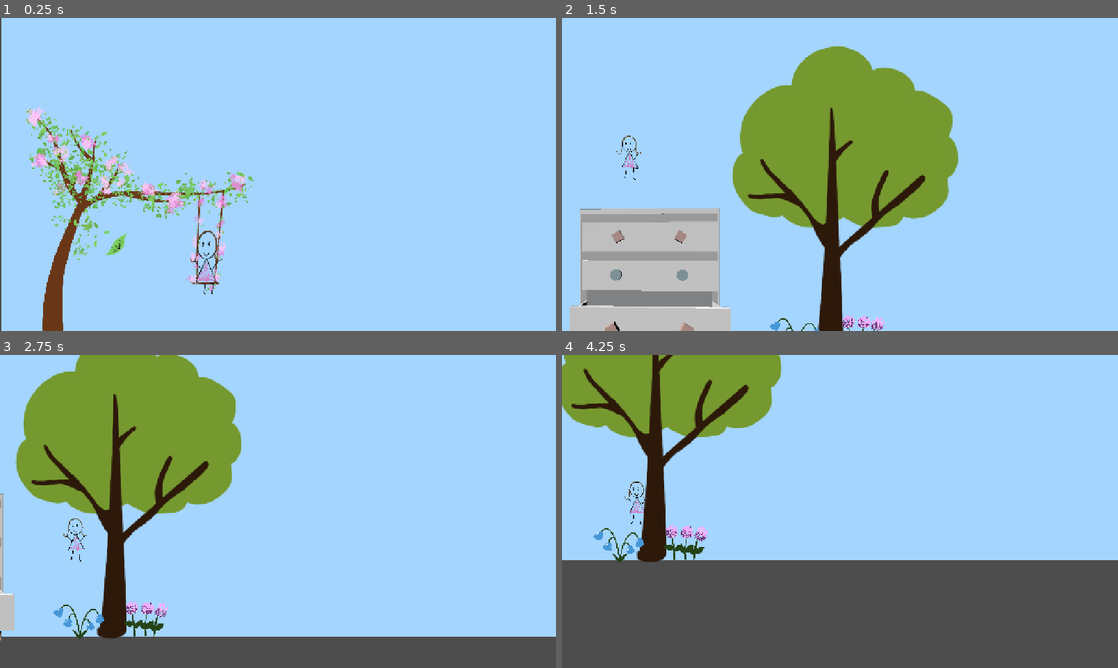
Above: before the commit, frames 1-4 (two rows, left to right).
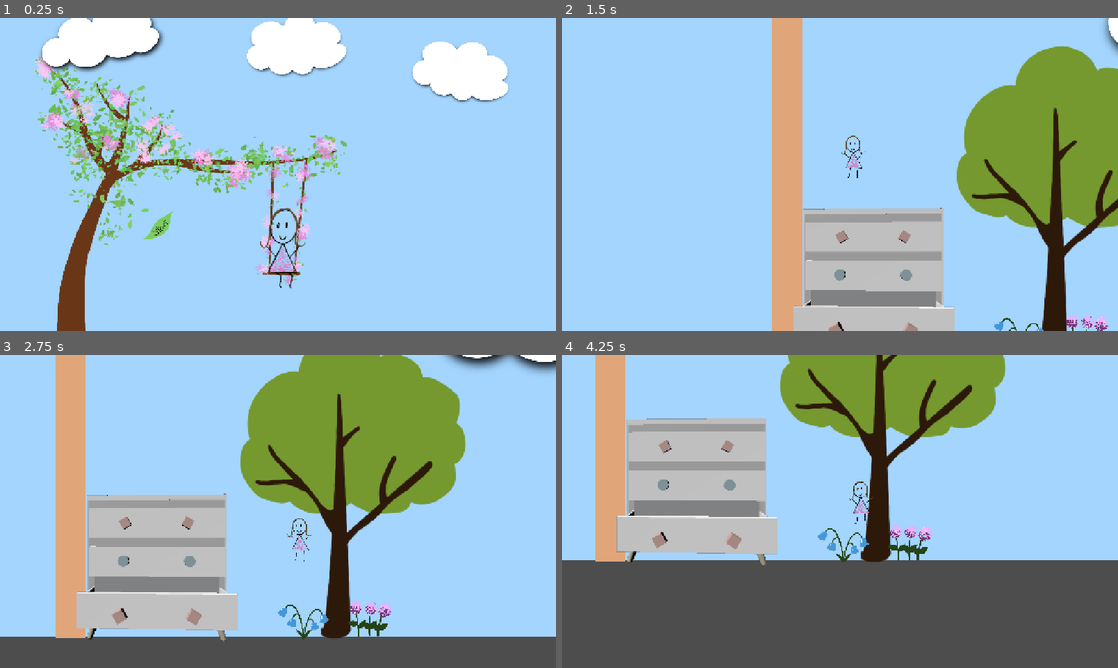
Above: after the commit, the same moments.

Repository: jillrylo/Drawing-Parkour
Game: Godot game, scene res://Scenes/StartScreen.tscn
The game is run twice, just before and just after one commit, with the same random seed, the same clock (stepped at 60 frames per second) and the same inputs.
Inputs (mouse positions are in pixels of both pictures, inside the frame that each line leads up to; where the layout moved, square brackets give the same spot in the first picture):
- Up to frame 1 (0.25 s): no input
- Up to frame 2 (1.5 s): click (723, 227) [678, 246] at 0.5 s; tap Enter (ui_accept) at 1.25 s; hold Right (ui_right) from 1.28 s (still down)
- Up to frame 3 (2.75 s): keep holding Right (ui_right); tap Enter (ui_accept) at 1.52, 2.27 s
- Up to frame 4 (4.25 s): release Right (ui_right) at 2.78 s; hold Left (ui_left) 2.78-3.53 s; hold Right (ui_right) from 3.53 s (still down); tap Enter (ui_accept) at 3.77 s

The runs differ from the first frame. In frame 1, 22% of the frame differs, in the area x 0-92%, y 0-100%; in frame 2, 55%, in the area x 1-100%, y 0-100%; in frame 3, 51%; in frame 4, 33%.

Commit message:
Fixed cameras, added clouds, and other things

Diff:
--- a/first-godot-proj/Scenes/StartScreen.tscn
+++ b/first-godot-proj/Scenes/StartScreen.tscn
@@ -12,6 +12,8 @@
 [ext_resource type="Texture2D" uid="uid://pjjdnsmp41nj" path="res://Assets/StartScreenTree/StartTree9.PNG" id="12_45r57"]
 [ext_resource type="Texture2D" uid="uid://djdauwhvfst64" path="res://Assets/Buttons/StartPressedFORNOW.png" id="12_qg82j"]
 [ext_resource type="Texture2D" uid="uid://beixbvppuh6o5" path="res://Assets/Buttons/StartButton.png" id="13_2sbhq"]
+[ext_resource type="Texture2D" uid="uid://0rdcy4fdcg48" path="res://Assets/Clouds/Cloud1.PNG" id="13_i3sa8"]
+[ext_resource type="Texture2D" uid="uid://wm5mk6qo36d2" path="res://Assets/Clouds/Cloud2maybe.PNG" id="14_i3sa8"]
 
 [sub_resource type="WorldBoundaryShape2D" id="WorldBoundaryShape2D_qxrlw"]
 distance = -635.0
@@ -117,7 +119,25 @@
 script = ExtResource("12_2sbhq")
 
 [node name="Camera2D" type="Camera2D" parent="."]
-zoom = Vector2(0.49, 0.49)
+position = Vector2(-352.775, 135.815)
+zoom = Vector2(0.675, 0.61)
 drag_vertical_offset = 1.0
 
+[node name="Cloud1" type="Sprite2D" parent="."]
+position = Vector2(265, -181)
+scale = Vector2(0.27635548, 0.27635548)
+texture = ExtResource("13_i3sa8")
+
+[node name="Cloud2Maybe" type="Sprite2D" parent="."]
+position = Vector2(-960.00006, -299.00003)
+rotation = -0.36651915
+scale = Vector2(0.2915743, 0.29157427)
+texture = ExtResource("14_i3sa8")
+
+[node name="Cloud2" type="Sprite2D" parent="."]
+position = Vector2(-302.00006, -275.00003)
+rotation = 5.9777527
+scale = Vector2(0.2816222, 0.28162223)
+texture = ExtResource("13_i3sa8")
+
 [connection signal="pressed" from="StartButton" to="StartButton" method="_on_pressed"]
--- a/first-godot-proj/Scenes/wall_1.tscn
+++ b/first-godot-proj/Scenes/wall_1.tscn
@@ -7,12 +7,16 @@
 [ext_resource type="Texture2D" uid="uid://c0iwni4hs268n" path="res://Assets/TreesAndFlowers/flower1.PNG" id="6_iwffm"]
 [ext_resource type="Texture2D" uid="uid://bs3ajq776nju1" path="res://Assets/TreesAndFlowers/flower3.PNG" id="7_1xoxf"]
 [ext_resource type="PackedScene" uid="uid://blbcv5qepupo" path="res://Assets/DresserModel1.glb" id="7_iwffm"]
+[ext_resource type="Texture2D" uid="uid://wm5mk6qo36d2" path="res://Assets/Clouds/Cloud2maybe.PNG" id="8_1xoxf"]
 
 [sub_resource type="WorldBoundaryShape2D" id="WorldBoundaryShape2D_qxrlw"]
 distance = -542.0
 
 [sub_resource type="RectangleShape2D" id="RectangleShape2D_iwffm"]
 size = Vector2(319.5, 292.5)
+
+[sub_resource type="RectangleShape2D" id="RectangleShape2D_1xoxf"]
+size = Vector2(70, 1380)
 
 [node name="Wall1" type="Node2D"]
 
@@ -21,6 +25,13 @@
 offset_top = -665.0
 offset_right = 1277.0
 offset_bottom = 714.0
+color = Color(0.6392157, 0.8352941, 1, 1)
+
+[node name="ColorRect" type="ColorRect" parent="ColorRect"]
+layout_mode = 0
+offset_left = -2544.0
+offset_right = 5.0
+offset_bottom = 1379.0
 color = Color(0.6392157, 0.8352941, 1, 1)
 
 [node name="Tree1Leaves" type="Sprite2D" parent="."]
@@ -32,7 +43,8 @@
 position = Vector2(-1146, 344)
 
 [node name="Camera2D" type="Camera2D" parent="Player"]
-position = Vector2(520.215, 3.205)
+position = Vector2(4.62, 3.205)
+scale = Vector2(1.27, 500)
 position_smoothing_enabled = true
 
 [node name="StaticBody2D" type="StaticBody2D" parent="."]
@@ -96,3 +108,21 @@
 [node name="CollisionShape2D" type="CollisionShape2D" parent="DresserCollision"]
 position = Vector2(-1040.75, 534.25)
 shape = SubResource("RectangleShape2D_iwffm")
+
+[node name="Cloud2Maybe" type="Sprite2D" parent="."]
+position = Vector2(-233, -34.000004)
+scale = Vector2(0.3758315, 0.37583148)
+texture = ExtResource("8_1xoxf")
+
+[node name="StaticBody2D2" type="StaticBody2D" parent="."]
+
+[node name="CollisionShape2D" type="CollisionShape2D" parent="StaticBody2D2"]
+position = Vector2(-1237, 26)
+shape = SubResource("RectangleShape2D_1xoxf")
+
+[node name="ColorRect2" type="ColorRect" parent="."]
+offset_left = -1274.0
+offset_top = -664.0
+offset_right = -1204.0
+offset_bottom = 716.0
+color = Color(0.8821442, 0.6458976, 0.47954023, 1)
Binary file added: first-godot-proj/Assets/Clouds/Cloud1.PNG
Not shown, added: first-godot-proj/Assets/Clouds/Cloud1.PNG.import
Binary file added: first-godot-proj/Assets/Clouds/Cloud2Front.PNG
Not shown, added: first-godot-proj/Assets/Clouds/Cloud2Front.PNG.import
Binary file added: first-godot-proj/Assets/Clouds/Cloud2maybe.PNG
Not shown, added: first-godot-proj/Assets/Clouds/Cloud2maybe.PNG.import
Not shown: 1 places in first-godot-proj/Scenes/StartScreen.tscn that only renumber resources
Not shown: 1 places in first-godot-proj/Scenes/wall_1.tscn that only renumber resources
